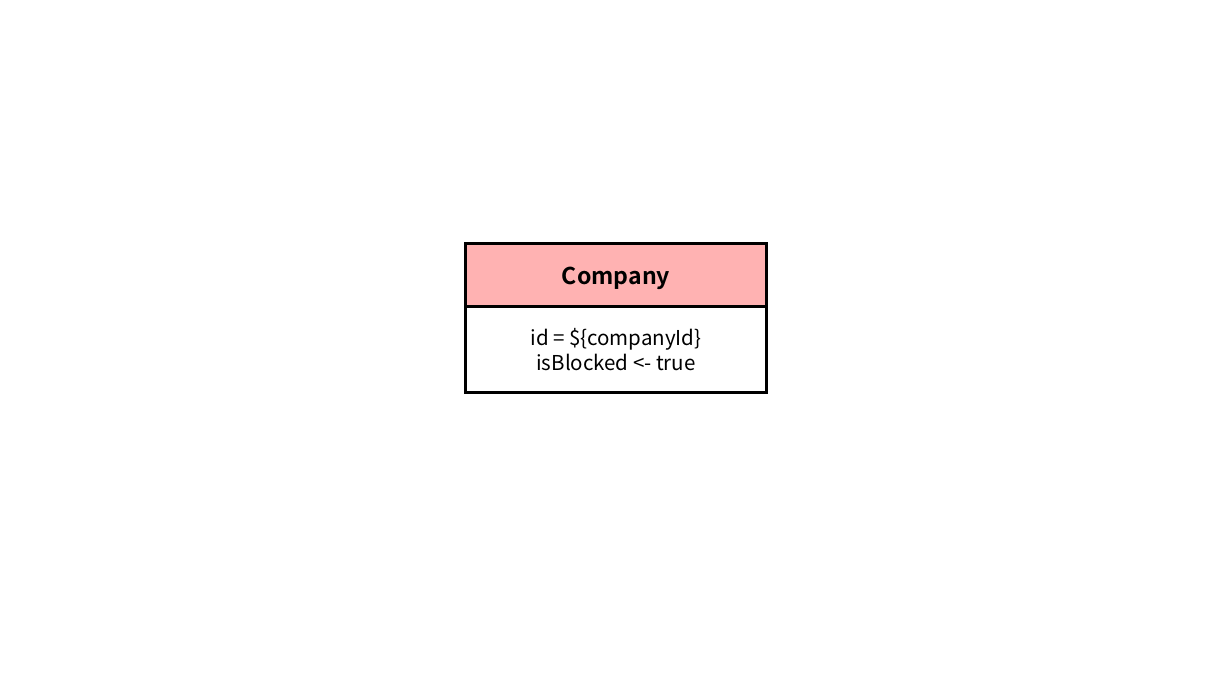
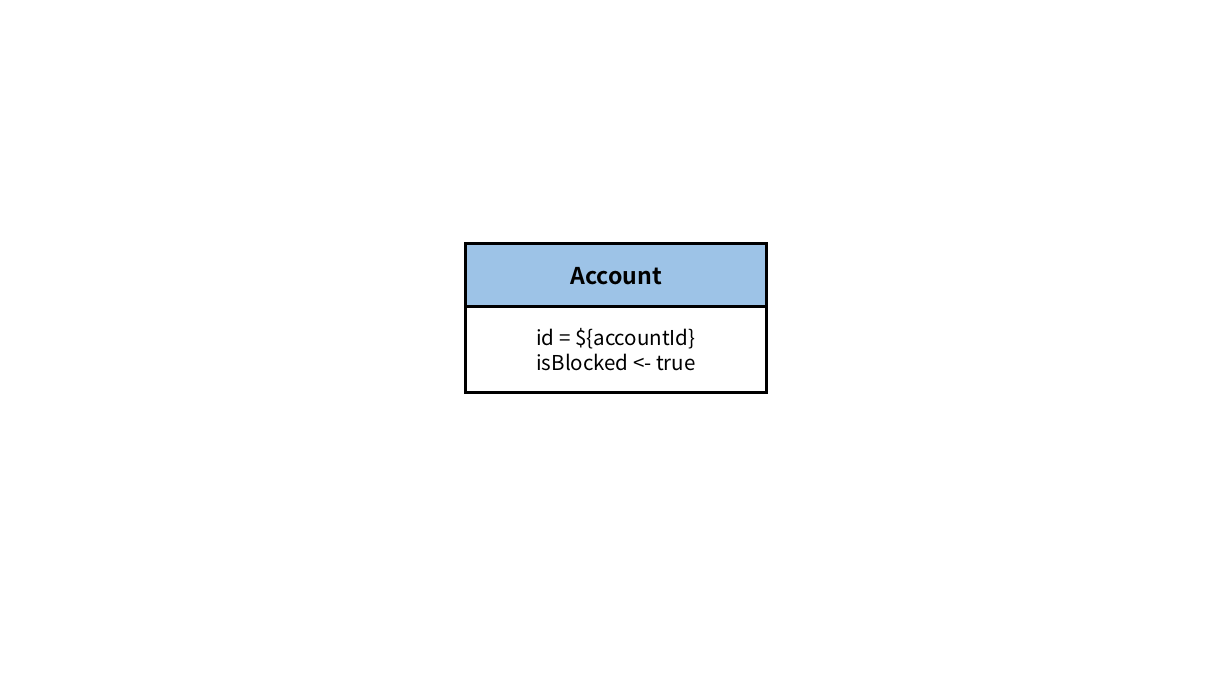
Before and after one commit to ldbc/ldbc_finbench_docs, a slide deck: slide 18 of patterns/transaction-write.pptx (slide 19 before the commit). Drawn at 1232x693 pixels with LibreOffice and Linux fonts; fonts in the diff are those of the drawing. Boxes give left, top, right and bottom in pixels: in the first picture for what was removed or moved away, otherwise in the second. Text is boxed around its words. In the diff, an @@ line names an element or a change of style, - is before the commit and + after.

```diff
--- a/patterns/transaction-write.pptx
+++ b/patterns/transaction-write.pptx
@@ rectangle "Account" at (466, 244, 767, 307): fill #FF0000 at 30% opacity to #9DC3E7 @@
@@ text in rectangle at (570, 267, 661, 285): text changed @@
-Company
+Account
@@ text in rectangle at (536, 328, 695, 349): text changed @@
-id = ${companyId}
+id = ${accountId}
```
Also in this commit, not shown: 41 other files.
